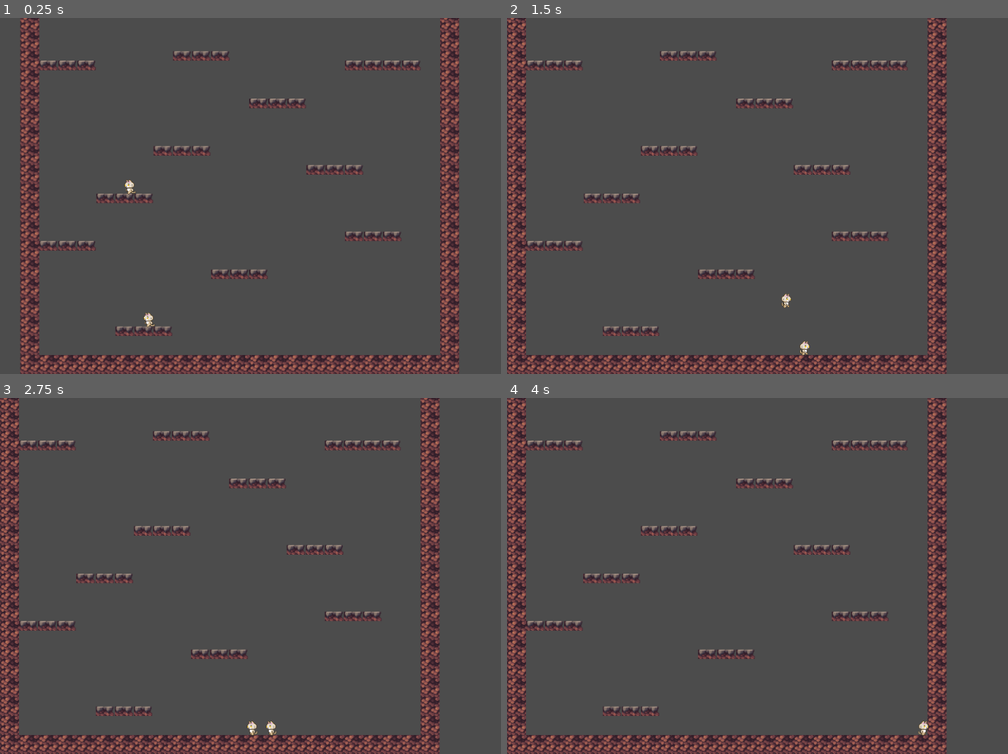
Above: before the commit, frames 1-4 (two rows, left to right).
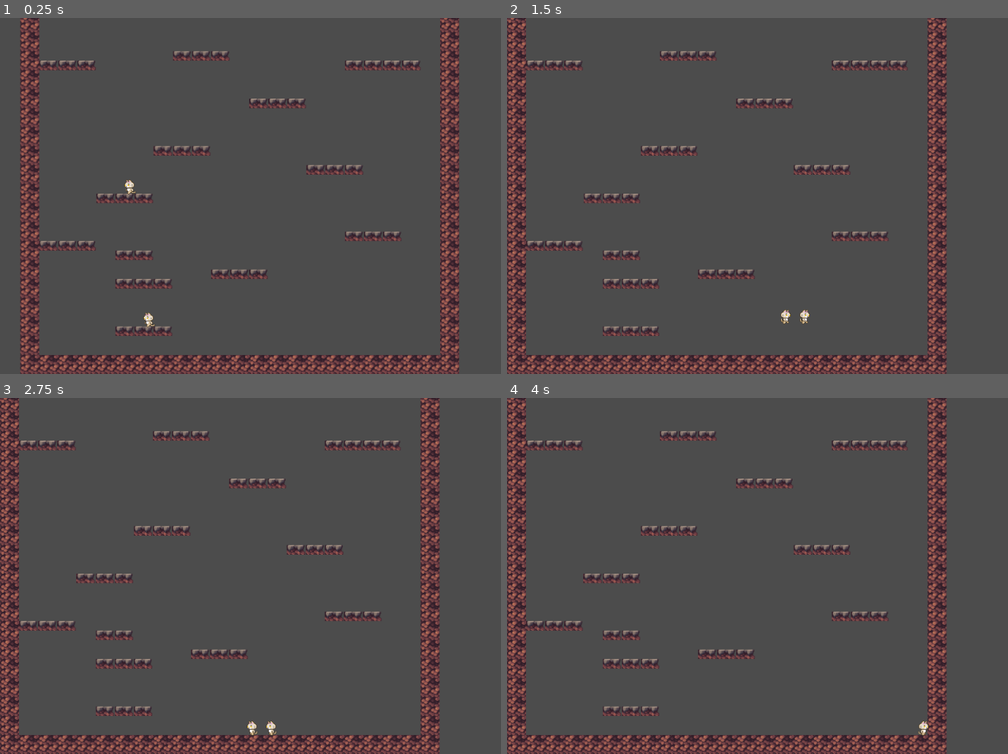
Above: after the commit, the same moments.

Repository: kachen10/jumping_families
Game: Godot game, scene res://src/levels/Level1.tscn
The game is run twice, just before and just after one commit, with the same random seed, the same clock (stepped at 60 frames per second) and the same inputs.
Inputs:
- Up to frame 1 (0.25 s): no input
- Up to frame 2 (1.5 s): hold W (jump) 0.53-1.28 s; hold D (move_right) from 0.53 s (still down); tap W (jump) at 1.35 s
- Up to frame 3 (2.75 s): tap W (jump) at 1.52, 1.82 s; release D (move_right) at 2.03 s; hold A (move_left) from 2.03 s (still down); hold W (jump) from 2.03 s (still down)
- Up to frame 4 (4 s): release A (move_left) at 2.78 s; release W (jump) at 2.78 s; hold D (move_right) from 2.78 s (still down); tap W (jump) at 2.85, 3.02, 3.32 s; hold W (jump) from 3.53 s (still down)

The runs differ from the first frame. In frame 1, 0.4% of the frame differs, in the area x 23-35%, y 65-77%; in frame 2, 0.6%, in the area x 19-61%, y 65-95%; in frame 3, 0.4%; in frame 4, 0.4%.

Commit message:
Revert "Update one way collision"
This reverts commit 8b260e4b291447478b2d435a8606df8d7780a0de.

Diff:
--- a/jumping_families/src/Actors/Empty.gd
+++ b/jumping_families/src/Actors/Empty.gd
@@ -3,5 +3,5 @@
 var current_position = Vector2(0, 1600)
 
 func _physics_process(delta: float) -> void:
-	current_position.y -= 0.5
+#	current_position.y -= 0.5
 	set_position(current_position)
--- a/jumping_families/src/Actors/Player.gd
+++ b/jumping_families/src/Actors/Player.gd
@@ -1,12 +1,10 @@
 extends Actor
+
+var change := 1.0
 
 func _physics_process(delta: float) -> void:
 	var is_jump_interrupted := Input.is_action_just_released("jump") and _velocity.y < 0.0
 	var direction: = get_direction()
-	if Input.is_action_just_released("jump"):
-		set_collision_mask_bit(2, false)
-	elif _velocity.y > 0:
-		set_collision_mask_bit(2, true)
 	_velocity = calculate_move_velocity(_velocity, direction, speed, is_jump_interrupted)
 	_velocity = move_and_slide(_velocity, FLOOR_NORMAL)
 
@@ -19,10 +17,14 @@
 		$AnimationPlayer.set_current_animation("walk_right")
 	else:
 		$AnimationPlayer.set_current_animation("")
-
+	change = -1.0 if Input.is_action_just_pressed("jump") and is_on_floor() else 1.0
+	if Input.is_action_pressed("jump") || change == -1.0:
+		set_collision_mask_bit(2, false)
+	else:
+		set_collision_mask_bit(2, true)
 	return Vector2(
 		movement_val,
-		-1.0 if Input.is_action_just_pressed("jump") and is_on_floor() else 1.0
+		change
 	)
 
 func calculate_move_velocity(
--- a/jumping_families/src/Actors/Player.tscn
+++ b/jumping_families/src/Actors/Player.tscn
@@ -3,12 +3,11 @@
 [ext_resource path="res://Assets/PIPOYA FREE RPG Character Sprites NEKONIN/pipo-nekonin001.png" type="Texture" id=1]
 [ext_resource path="res://src/Actors/Player.gd" type="Script" id=2]
 
-[sub_resource type="CapsuleShape2D" id=4]
+[sub_resource type="CapsuleShape2D" id=1]
 radius = 6.79185
 height = 10.2478
 
-[sub_resource type="Animation" id=1]
-resource_name = "walk_left"
+[sub_resource type="Animation" id=2]
 length = 0.8
 loop = true
 tracks/0/type = "value"
@@ -24,8 +23,7 @@
 "values": [ 5, 4, 3, 4 ]
 }
 
-[sub_resource type="Animation" id=2]
-resource_name = "walk_right"
+[sub_resource type="Animation" id=3]
 length = 0.8
 loop = true
 tracks/0/type = "value"
@@ -61,15 +59,15 @@
 
 [node name="CollisionShape2D" type="CollisionShape2D" parent="."]
 position = Vector2( 0.277115, 2.29969 )
-shape = SubResource( 4 )
+shape = SubResource( 1 )
 
 [node name="AnimationPlayer" type="AnimationPlayer" parent="."]
-anims/walk_left = SubResource( 1 )
-anims/walk_right = SubResource( 2 )
+anims/walk_left = SubResource( 2 )
+anims/walk_right = SubResource( 3 )
 
 [node name="Area2D" type="Area2D" parent="."]
 
 [node name="CollisionShape2D" type="CollisionShape2D" parent="Area2D"]
 position = Vector2( 0.277115, 4.11505 )
-shape = SubResource( 3 )
+shape = SubResource( 4 )
 [connection signal="body_entered" from="Area2D" to="." method="_on_body_entered"]
--- a/jumping_families/src/levels/Platforms.tscn
+++ b/jumping_families/src/levels/Platforms.tscn
@@ -9,6 +9,6 @@
 cell_size = Vector2( 32, 16 )
 collision_use_kinematic = true
 collision_layer = 4
-collision_mask = 17
+collision_mask = 0
 format = 1
-tile_data = PoolIntArray( 393232, 1, 0, 393233, 1, 0, 393234 …(1293 unchanged characters)… 7, 1, 0, 5636098, 1, 0, 5636099, 1, 0, 5832714, 1, 0, 5832715, 1, 0, 5832716, 1, 0, 6225925, 1, 0, 6225926, 1, 0, 6225927, 1, 0 )
+tile_data = PoolIntArray( 393232, 1, 0, 393233, 1, 0, 393234 …(1293 unchanged characters)… 7, 1, 0, 5636098, 1, 0, 5636099, 1, 0, 5701637, 1, 0, 5701638, 1, 0, 5832714, 1, 0, 5832715, 1, 0, 5832716, 1, 0, 5898245, 1, 0, 5898246, 1, 0, 5898247, 1, 0, 6225925, 1, 0, 6225926, 1, 0, 6225927, 1, 0 )
Not shown, changed: jumping_families/Assets/PIPOYA FREE RPG Character Sprites NEKONIN/pipo-nekonin001.png.import
Not shown, changed: jumping_families/Assets/PIPOYA FREE RPG Character Sprites NEKONIN/pipo-nekonin002.png.import
Not shown, changed: jumping_families/Assets/PIPOYA FREE RPG Character Sprites NEKONIN/pipo-nekonin003.png.import
Not shown, changed: jumping_families/Assets/PIPOYA FREE RPG Character Sprites NEKONIN/pipo-nekonin004.png.import
Not shown, changed: jumping_families/Assets/PIPOYA FREE RPG Character Sprites NEKONIN/pipo-nekonin005.png.import
Not shown, changed: jumping_families/Assets/PIPOYA FREE RPG Character Sprites NEKONIN/pipo-nekonin006.png.import
Not shown, changed: jumping_families/Assets/PIPOYA FREE RPG Character Sprites NEKONIN/pipo-nekonin007.png.import
Not shown, changed: jumping_families/Assets/PIPOYA FREE RPG Character Sprites NEKONIN/pipo-nekonin008.png.import
Not shown, changed: jumping_families/Assets/PIPOYA FREE RPG Character Sprites NEKONIN/pipo-nekonin009.png.import
Not shown, changed: jumping_families/Assets/PIPOYA FREE RPG Character Sprites NEKONIN/pipo-nekonin010.png.import
Not shown, changed: jumping_families/Assets/PIPOYA FREE RPG Character Sprites NEKONIN/pipo-nekonin011.png.import
Not shown, changed: jumping_families/Assets/PIPOYA FREE RPG Character Sprites NEKONIN/pipo-nekonin012.png.import
(and 32 more such lines)
